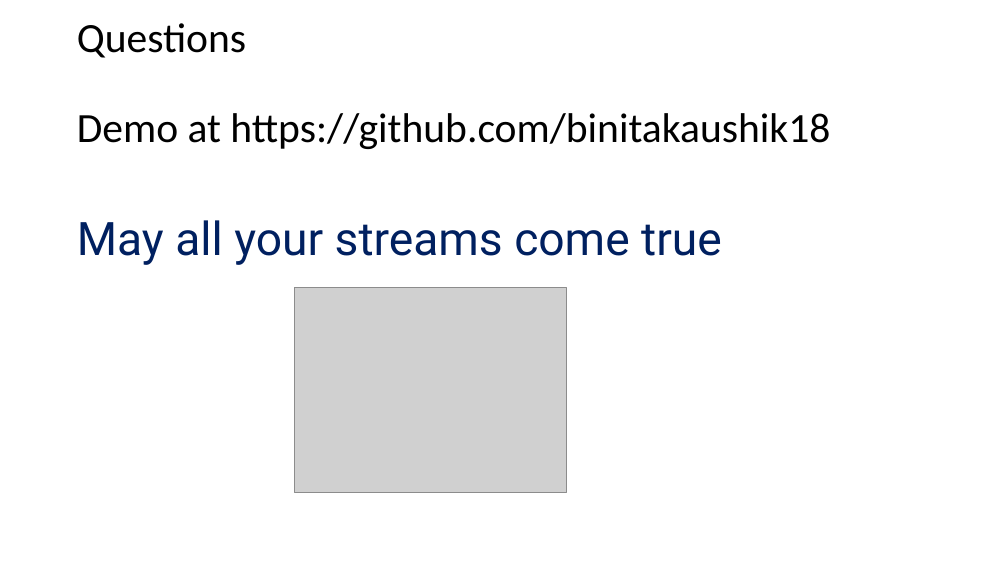
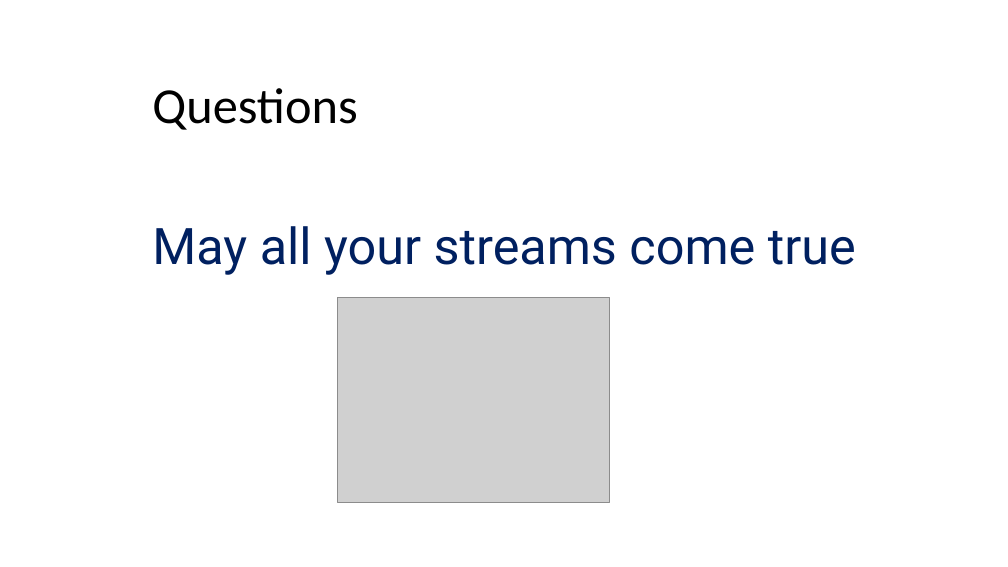
Before and after one commit to binitakaushik18/play-stream-maskingservice, a slide deck: slide 19 of doc/Kafka-Streams-TechConf [Autosaved].pptx (slide 14 before the commit). Drawn at 1008x567 pixels with LibreOffice and Linux fonts; fonts in the diff are those of the drawing; grey boxes stand for pictures. Boxes give left, top, right and bottom in pixels: in the first picture for what was removed or moved away, otherwise in the second. Text is boxed around its words. In the diff, an @@ line names an element or a change of style, - is before the commit and + after.

Commit message:
updaed ppt and formatting files

```diff
--- a/doc/Kafka-Streams-TechConf [Autosaved].pptx
+++ b/doc/Kafka-Streams-TechConf [Autosaved].pptx
@@ title at [152,88,357,130]: text changed; size 39.6 to 48 pt @@
-Questions
-Demo at https://github.com/binitakaushik18
+Questions
@@ text "May all your streams come ..." at [152,226,856,275]: size 44 to 48 pt @@
@@ picture: place and size @@
-picture at [294,288,566,493]
+picture at [338,298,610,503]
```
Also in this commit, not shown: 9 other slides changed, 5 slides added, 4 other files.
